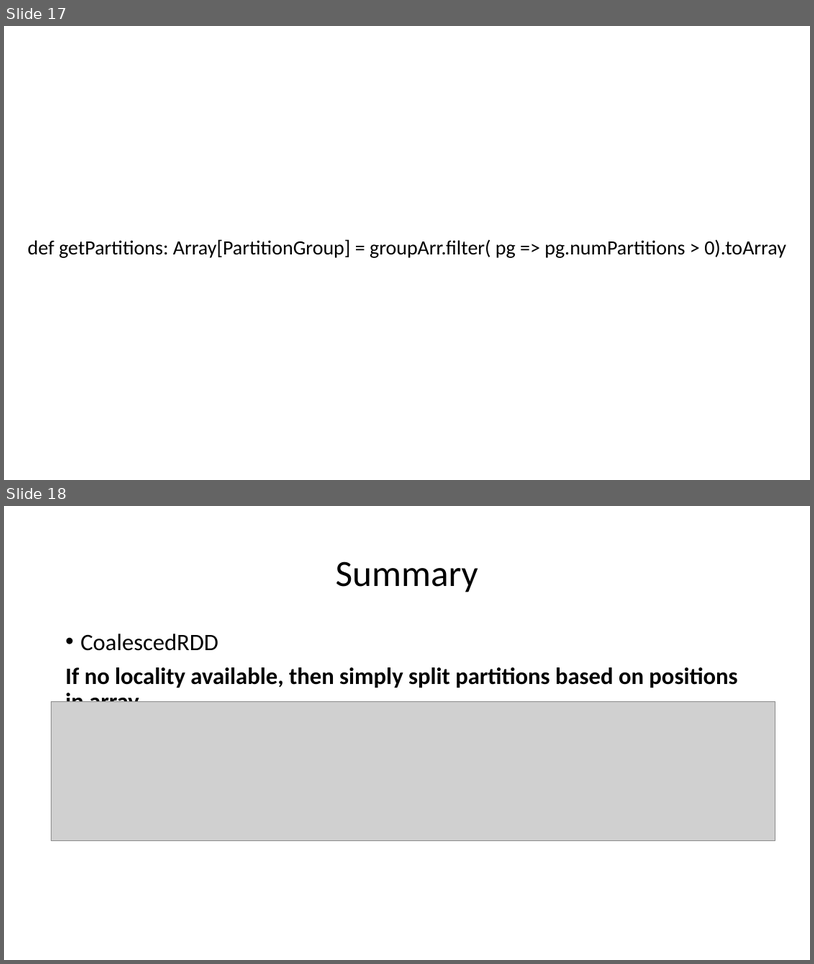
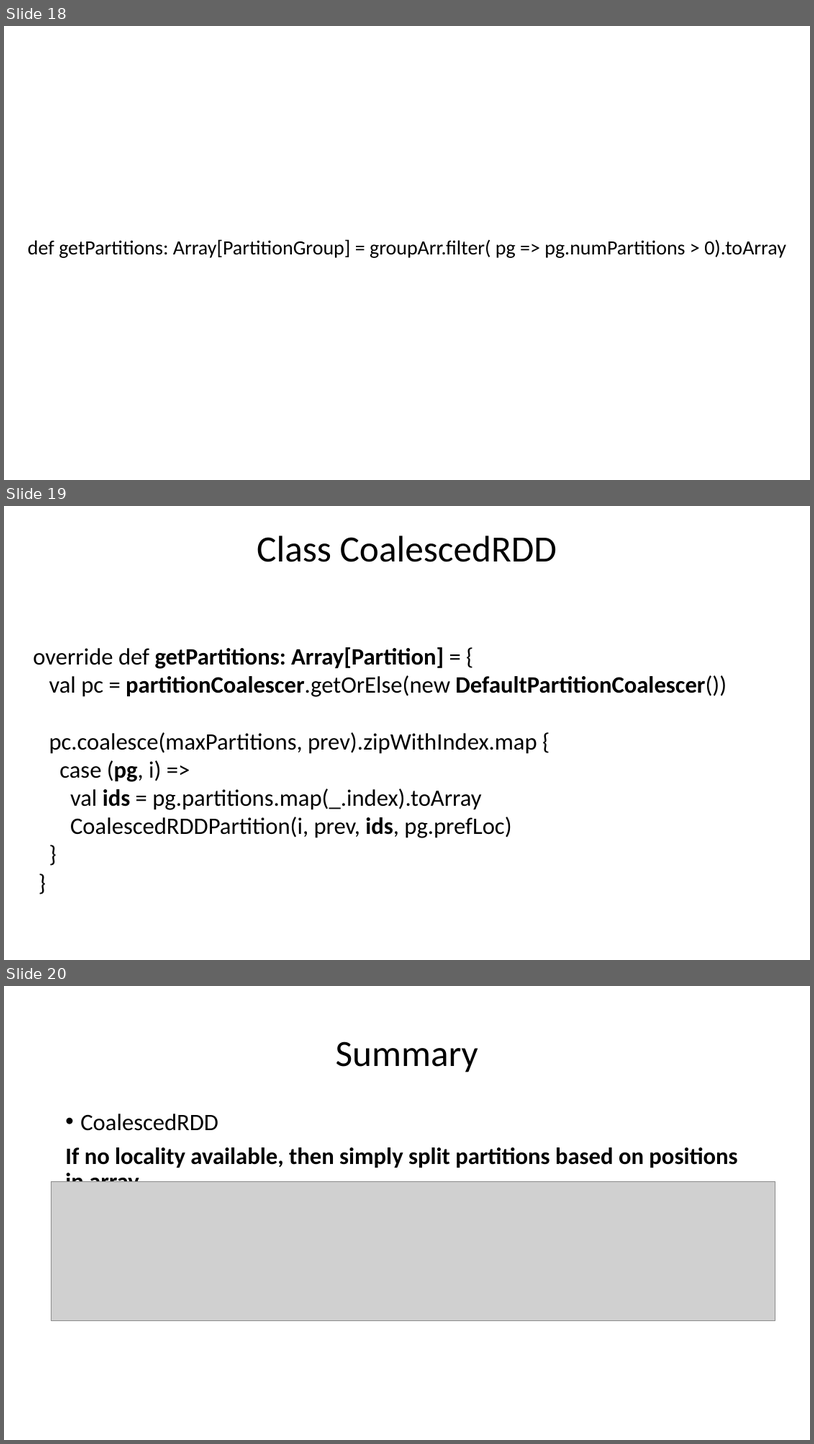
Before and after one commit to nkudinov/apache_spark_pptx, a slide deck: Spark_coalesce.pptx. Shown one above the other, each under a label of ours: slides 17 and 18 before the commit, slides 18, 19 and 20 after it. The pictures are 814x964 and 814x1444 pixels, drawn with LibreOffice and Linux fonts; fonts in the diff are those of the drawing; grey boxes stand for pictures. Boxes give left, top, right and bottom in pixels: in the first picture for what was removed or moved away, otherwise in the second. Text is boxed around its words. In the diff, an @@ line names an element or a change of style, - is before the commit and + after.

Commit message:
change Coalesce pptx

```diff
--- a/Spark_coalesce.pptx
+++ b/Spark_coalesce.pptx
@@ slide 19 added at [4,506,810,960], background #FFFFFF @@
@@ title added at [257,536,557,562], 44 pt, text #000000 @@
+Class CoalescedRDD
@@ text added at [33,647,727,838], 28 pt, text #000000 @@
+override def getPartitions: Array[Partition] = {
+val pc = partitionCoalescer.getOrElse(new DefaultPartitionCoalescer())
+pc.coalesce(maxPartitions, prev).zipWithIndex.map {
+case (pg, i) =>
+val ids = pg.partitions.map(_.index).toArray
+CoalescedRDDPartition(i, prev, ids, pg.prefLoc)
+}
+}
@@ what was slide 17 is now slide 18 @@
@@ what was slide 18 is now slide 20 @@
```
Also in this commit, not shown: 9 slides changed, 2 other slides added, 1 slide removed.
